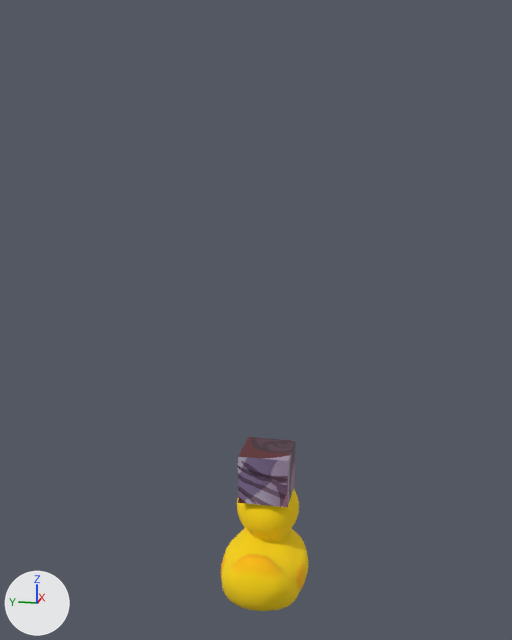
The glTF model Duck2.gltf, before and after one commit.
The view is the same before and after, from a 50 mm camera at (-8.26, -1.58, 5.92) aimed at (0.78, 0.23, 3.66). Arrows for +X, +Y and +Z are at lower left; the lights stay in place. Where no turn or scale is listed for an object, it has been applied to the vertices.

The first picture shows 'Cube', 'LOD3spShape.001'.
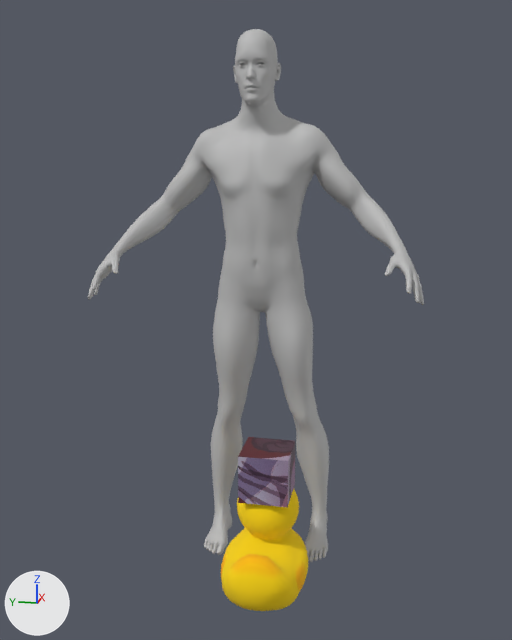
Commit message: Replaceduck2
Replaceduck2

Where the newer file only moved an object's origin or applied its transform, the numbers keep the older frame.

What changed in the scene script:
```text
Add mat_human_initialshadinggroup1:
    mat_human_initialshadinggroup1 = principled_material('human:initialShadingGroup1')
    mat_human_initialshadinggroup1.base_color = (0.5, 0.5, 0.5)  # grey #bcbcbc
    mat_human_initialshadinggroup1.roughness = 0.553
Add me_mesh:
    me_mesh.from_pydata(...)  # 13380 vertices, 26756 faces; spans x 0.36..2.23, y -1.93..2.53, z -0.08..7.41
    me_mesh.materials.append(mat_human_initialshadinggroup1)  # grey #bcbcbc
Add ob_polysurface5576:
    ob_polysurface5576 = bpy.data.objects.new('polySurface5576', me_mesh)
    ob_polysurface5576.location = (0.0, 0.0, 0.0)
```

Location of each change, [x1, y1, x2, y2] in pixels of the pictures (512 x 640 px):
'polySurface5576', added
    after: [88, 29, 424, 562]
